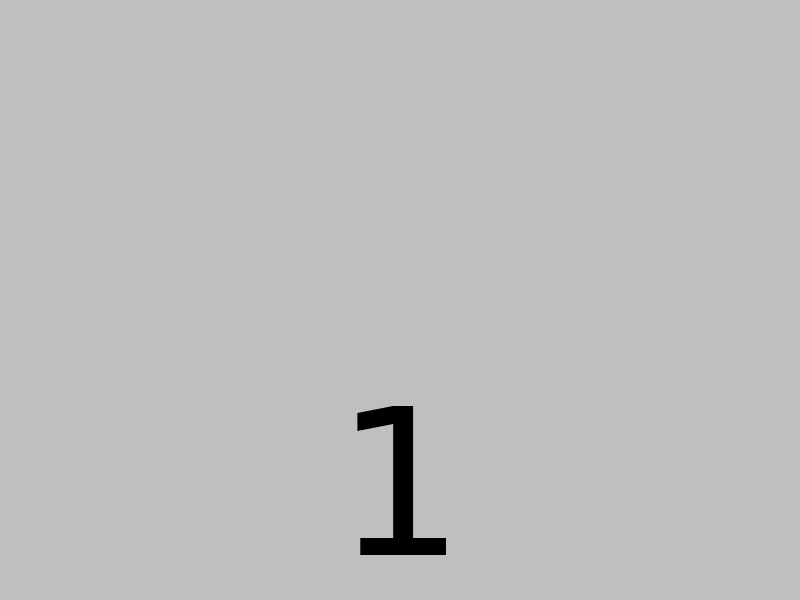
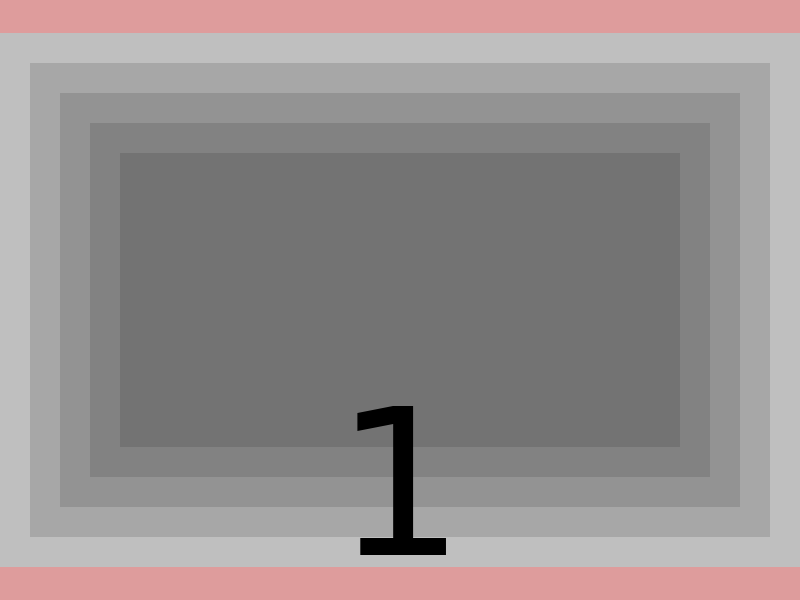
The second 800×600 image is a revision of the first. Changes to its layers:
painted on "Background" over [0, 0, 800, 600]
